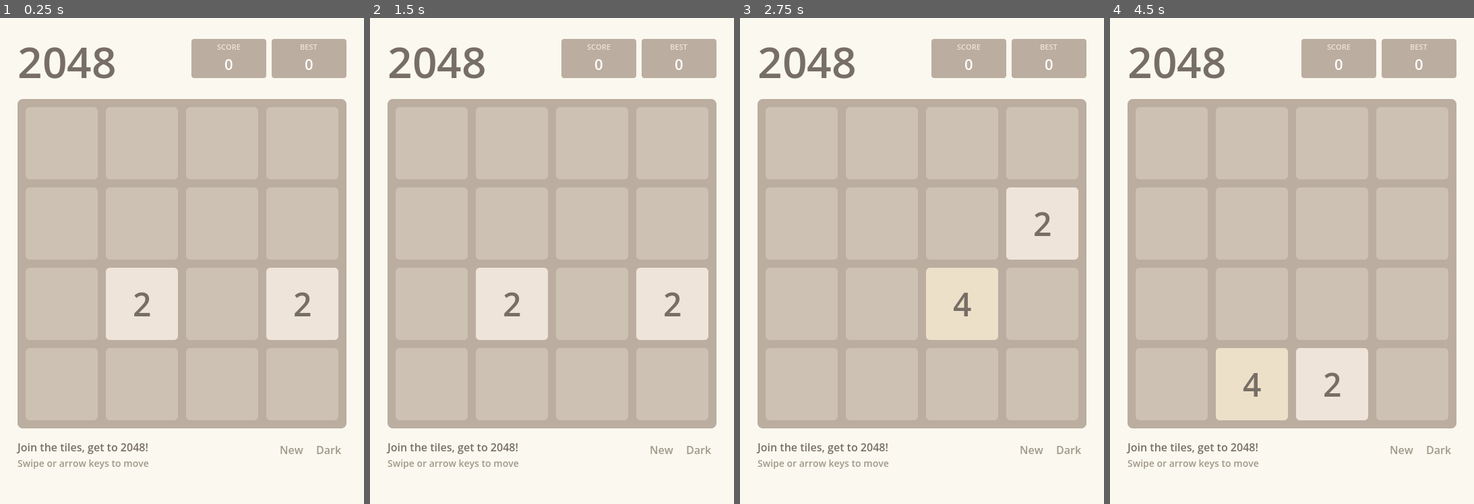
Above: before the commit, frames 1-4 (left to right).
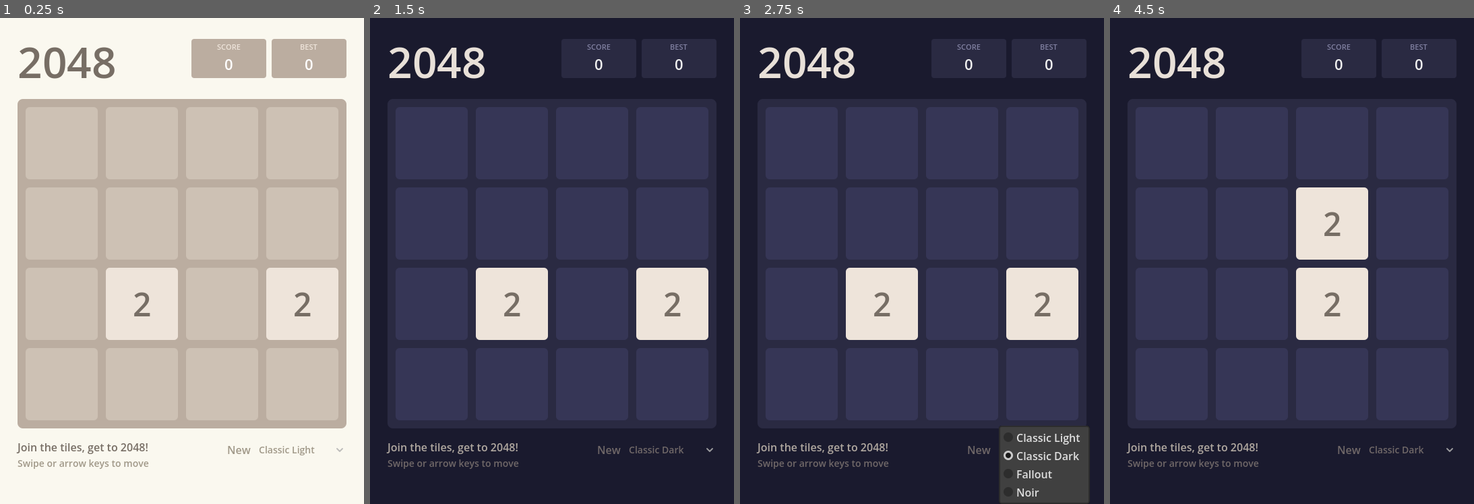
Above: after the commit, the same moments.

Repository: weitero/2048
Game: Godot game, scene res://scenes/game.tscn
Same seed, same stepped clock (60 frames per second), same inputs: the game is played once before the commit and once after it.
Inputs (mouse positions are in pixels of both pictures, inside the frame that each line leads up to):
- Up to frame 1 (0.25 s): no input
- Up to frame 2 (1.5 s): click (697, 450) at 0.5 s, where only the run before the commit has a clickable "Dark"; click (697, 450) at 1.25 s, where only the run before the commit has a clickable "Light"
- Up to frame 3 (2.75 s): click (1042, 450) at 2 s, where only the run after the commit has a clickable "Classic Dark"
- Up to frame 4 (4.5 s): click (1412, 450) at 2.75 s, where only the run after the commit has a clickable "Classic Dark"; click "New" at 3.5 s; click "New" at 4.25 s

The runs differ from the first frame. In frame 1, 0.2% of the frame differs, in the area x 62-95%, y 88-90%; in frame 2, 94%; in frame 3, 100%; in frame 4, 100%, in the area x 0-100%, y 0-100%.

Commit message:
feat: implement dynamic theme system with multi-palette support and color injection for board and tiles

Diff:
--- a/scripts/board.gd
+++ b/scripts/board.gd
@@ -28,6 +28,7 @@
 
 var _bg_style:       StyleBoxFlat
 var _slot_styles:    Array[StyleBoxFlat] = []
+var _current_theme_dict: Dictionary = {}
 
 
 func _ready() -> void:
@@ -89,12 +90,15 @@
 
 # ── Public API ────────────────────────────────────────────────────────────────
 
-# Update board and cell slot colors (called by Game when theme changes)
-func apply_colors(board_bg: Color, cell_slot: Color) -> void:
+# Update board and cell slot colors, and push to all tiles
+func apply_theme(theme_dict: Dictionary) -> void:
+	_current_theme_dict = theme_dict
 	if _bg_style:
-		_bg_style.bg_color = board_bg
+		_bg_style.bg_color = theme_dict.get("board_bg", C_BOARD_BG)
 	for s in _slot_styles:
-		s.bg_color = cell_slot
+		s.bg_color = theme_dict.get("cell_slot", C_CELL_SLOT)
+	for tile: Tile in _tile_nodes.values():
+		tile.apply_theme(theme_dict)
 
 # Reset the board and spawn two starting tiles
 func start_game() -> void:
@@ -318,6 +322,8 @@
 	var tile: Tile = _tile_scene.instantiate()
 	tile.position = _cell_pixel_pos(pos)
 	add_child(tile)
+	if not _current_theme_dict.is_empty():
+		tile.apply_theme(_current_theme_dict)
 	tile.setup(val, pos)
 	tile.play_spawn()
 	_tile_nodes[pos] = tile
--- a/scripts/game.gd
+++ b/scripts/game.gd
@@ -11,45 +11,172 @@
 const HEADER_H    := 80
 const BOARD_Y     := TOP_MARGIN + HEADER_H + 20  # 120
 
-# ── Color Palettes ────────────────────────────────────────────────────────────
-const PALETTE_LIGHT := {
-	"bg":          Color("#faf8ef"),
-	"title":       Color("#776e65"),
-	"subtitle":    Color("#776e65"),
-	"hint":        Color("#a09888"),
-	"score_bg":    Color("#bbada0"),
-	"score_lbl":   Color("#eee4da"),
-	"score_val":   Color("#ffffff"),
-	"overlay_dim": Color(0.737, 0.706, 0.627, 0.73),
-	"overlay_box": Color("#f9f6f2"),
-	"btn_normal":  Color("#8f7a66"),
-	"btn_hover":   Color("#9f8b77"),
-	"btn_pressed": Color("#7f6a56"),
-	"btn_text":    Color("#f9f6f2"),
-	"overlay_txt": Color("#776e65"),
-	"board_bg":    Color("#bbada0"),
-	"cell_slot":   Color("#cdc1b4"),
-	"toggle_text": Color("#a09888"),
-}
-
-const PALETTE_DARK := {
-	"bg":          Color("#1a1a2e"),
-	"title":       Color("#e8e0d8"),
-	"subtitle":    Color("#b0a8a0"),
-	"hint":        Color("#706868"),
-	"score_bg":    Color("#2a2a42"),
-	"score_lbl":   Color("#8080a0"),
-	"score_val":   Color("#f0f0f0"),
-	"overlay_dim": Color(0.06, 0.06, 0.12, 0.82),
-	"overlay_box": Color("#262640"),
-	"btn_normal":  Color("#4a4a6e"),
-	"btn_hover":   Color("#5a5a80"),
-	"btn_pressed": Color("#3a3a5e"),
-	"btn_text":    Color("#e8e0d8"),
-	"overlay_txt": Color("#e8e0d8"),
-	"board_bg":    Color("#2a2a42"),
-	"cell_slot":   Color("#363656"),
-	"toggle_text": Color("#706868"),
+# ── Color Palettes / Themes ───────────────────────────────────────────────────
+const THEMES := {
+	"Classic Light": {
+		"bg":          Color("#faf8ef"),
+		"title":       Color("#776e65"),
+		"subtitle":    Color("#776e65"),
+		"hint":        Color("#a09888"),
+		"score_bg":    Color("#bbada0"),
+		"score_lbl":   Color("#eee4da"),
+		"score_val":   Color("#ffffff"),
+		"overlay_dim": Color(0.737, 0.706, 0.627, 0.73),
+		"overlay_box": Color("#f9f6f2"),
+		"btn_normal":  Color("#8f7a66"),
+		"btn_hover":   Color("#9f8b77"),
+		"btn_pressed": Color("#7f6a56"),
+		"btn_text":    Color("#f9f6f2"),
+		"overlay_txt": Color("#776e65"),
+		"board_bg":    Color("#bbada0"),
+		"cell_slot":   Color("#cdc1b4"),
+		"toggle_text": Color("#a09888"),
+		"tiles": {
+			2:      Color("#eee4da"),
+			4:      Color("#ede0c8"),
+			8:      Color("#f2b179"),
+			16:     Color("#f59563"),
+			32:     Color("#f67c5f"),
+			64:     Color("#f65e3b"),
+			128:    Color("#edcf72"),
+			256:    Color("#edcc61"),
+			512:    Color("#edc850"),
+			1024:   Color("#edc53f"),
+			2048:   Color("#edc22e"),
+			4096:   Color("#b784ab"),
+			8192:   Color("#a566a0"),
+			16384:  Color("#934b95"),
+			32768:  Color("#6d35a0"),
+			65536:  Color("#4a1a8a"),
+			131072: Color("#2d0f5e"),
+		},
+		"dark_text":  Color("#776e65"),
+		"light_text": Color("#f9f6f2"),
+		"unknown_bg": Color("#3c3a32"),
+	},
+	"Classic Dark": {
+		"bg":          Color("#1a1a2e"),
+		"title":       Color("#e8e0d8"),
+		"subtitle":    Color("#b0a8a0"),
+		"hint":        Color("#706868"),
+		"score_bg":    Color("#2a2a42"),
+		"score_lbl":   Color("#8080a0"),
+		"score_val":   Color("#f0f0f0"),
+		"overlay_dim": Color(0.06, 0.06, 0.12, 0.82),
+		"overlay_box": Color("#262640"),
+		"btn_normal":  Color("#4a4a6e"),
+		"btn_hover":   Color("#5a5a80"),
+		"btn_pressed": Color("#3a3a5e"),
+		"btn_text":    Color("#e8e0d8"),
+		"overlay_txt": Color("#e8e0d8"),
+		"board_bg":    Color("#2a2a42"),
+		"cell_slot":   Color("#363656"),
+		"toggle_text": Color("#706868"),
+		"tiles": {
+			2:      Color("#eee4da"),
+			4:      Color("#ede0c8"),
+			8:      Color("#f2b179"),
+			16:     Color("#f59563"),
+			32:     Color("#f67c5f"),
+			64:     Color("#f65e3b"),
+			128:    Color("#edcf72"),
+			256:    Color("#edcc61"),
+			512:    Color("#edc850"),
+			1024:   Color("#edc53f"),
+			2048:   Color("#edc22e"),
+			4096:   Color("#b784ab"),
+			8192:   Color("#a566a0"),
+			16384:  Color("#934b95"),
+			32768:  Color("#6d35a0"),
+			65536:  Color("#4a1a8a"),
+			131072: Color("#2d0f5e"),
+		},
+		"dark_text":  Color("#776e65"),
+		"light_text": Color("#f9f6f2"),
+		"unknown_bg": Color("#3c3a32"),
+	},
+	"Fallout": {
+		"bg":          Color("#0a0f0a"),
+		"title":       Color("#18f50c"),
+		"subtitle":    Color("#18f50c"),
+		"hint":        Color("#12b809"),
+		"score_bg":    Color("#0a0f0a"),
+		"score_lbl":   Color("#18f50c"),
+		"score_val":   Color("#18f50c"),
+		"overlay_dim": Color(0.04, 0.06, 0.04, 0.82),
+		"overlay_box": Color("#0a0f0a"),
+		"btn_normal":  Color("#12b809"),
+		"btn_hover":   Color("#18f50c"),
+		"btn_pressed": Color("#0d8a07"),
+		"btn_text":    Color("#0a0f0a"),
+		"overlay_txt": Color("#18f50c"),
+		"board_bg":    Color("#0a0f0a"),
+		"cell_slot":   Color("#0f1f0f"),
+		"toggle_text": Color("#18f50c"),
+		"tiles": {
+			2:      Color("#0f2a0f"),
+			4:      Color("#133713"),
+			8:      Color("#174417"),
+			16:     Color("#1b511b"),
+			32:     Color("#1f5f1f"),
+			64:     Color("#236c23"),
+			128:    Color("#277927"),
+			256:    Color("#2b872b"),
+			512:    Color("#2f942f"),
+			1024:   Color("#33a133"),
+			2048:   Color("#37af37"),
+			4096:   Color("#3bbc3b"),
+			8192:   Color("#3fc93f"),
+			16384:  Color("#43d743"),
+			32768:  Color("#47e447"),
+			65536:  Color("#4bf14b"),
+			131072: Color("#4fff4f"),
+		},
+		"dark_text":  Color("#18f50c"),
+		"light_text": Color("#0a0f0a"),
+		"unknown_bg": Color("#0a0f0a"),
+	},
+	"Noir": {
+		"bg":          Color("#1a1a1a"),
+		"title":       Color("#f0f0f0"),
+		"subtitle":    Color("#cccccc"),
+		"hint":        Color("#888888"),
+		"score_bg":    Color("#333333"),
+		"score_lbl":   Color("#aaaaaa"),
+		"score_val":   Color("#ffffff"),
+		"overlay_dim": Color(0.1, 0.1, 0.1, 0.85),
+		"overlay_box": Color("#222222"),
+		"btn_normal":  Color("#444444"),
+		"btn_hover":   Color("#666666"),
+		"btn_pressed": Color("#222222"),
+		"btn_text":    Color("#ffffff"),
+		"overlay_txt": Color("#ffffff"),
+		"board_bg":    Color("#2a2a2a"),
+		"cell_slot":   Color("#3c3c3c"),
+		"toggle_text": Color("#aaaaaa"),
+		"tiles": {
+			2:      Color("#444444"),
+			4:      Color("#4f4f4f"),
+			8:      Color("#5b5b5b"),
+			16:     Color("#676767"),
+			32:     Color("#727272"),
+			64:     Color("#7e7e7e"),
+			128:    Color("#8a8a8a"),
+			256:    Color("#959595"),
+			512:    Color("#a1a1a1"),
+			1024:   Color("#adadad"),
+			2048:   Color("#b8b8b8"),
+			4096:   Color("#c4c4c4"),
+			8192:   Color("#d0d0d0"),
+			16384:  Color("#dbdbdb"),
+			32768:  Color("#e7e7e7"),
+			65536:  Color("#f3f3f3"),
+			131072: Color("#ffffff"),
+		},
+		"dark_text":  Color("#ffffff"),
+		"light_text": Color("#000000"),
+		"unknown_bg": Color("#222222"),
+	}
 }
 
 # ── Node refs ─────────────────────────────────────────────────────────────────
@@ -70,7 +197,7 @@
 var _score_lbl_labels:  Array[Label] = []   # "SCORE", "BEST" caption labels
 var _dim_rect:      ColorRect
 var _overlay_box_style: StyleBoxFlat
-var _toggle_btn:    Button
+var _theme_btn:     OptionButton
 var _restart_btn:   Button
 
 # ── Audio ─────────────────────────────────────────────────────────────────────
@@ -84,8 +211,8 @@
 
 var _current_score: int  = 0
 var _best_score:    int  = 0
-var _dark_mode:     bool = false
-var _palette:       Dictionary = PALETTE_LIGHT
+var _current_theme: String = "Classic Light"
+var _palette:       Dictionary = THEMES[_current_theme]
 
 # ── Touch / swipe ─────────────────────────────────────────────────────────────
 const SWIPE_MIN_DIST := 30.0  # minimum px distance to register a swipe
@@ -96,8 +223,8 @@
 func _ready() -> void:
 	DisplayServer.window_set_min_size(Vector2i(270, 360))  # half design resolution
 	_best_score = _load_best_score()
-	_dark_mode  = _load_dark_mode()
-	_palette    = PALETTE_DARK if _dark_mode else PALETTE_LIGHT
+	_current_theme = _load_theme()
+	_palette = THEMES[_current_theme]
 	set_anchors_and_offsets_preset(Control.PRESET_FULL_RECT)
 	mouse_filter = Control.MOUSE_FILTER_IGNORE
 	_apply_web_fixes()
@@ -269,25 +396,27 @@
 	_hint_label.add_theme_font_size_override("font_size", 14)
 	add_child(_hint_label)
 
-	# Dark/light mode toggle — right side of footer
-	_toggle_btn = Button.new()
-	_toggle_btn.text = "Light" if _dark_mode else "Dark"
-	_toggle_btn.custom_minimum_size = Vector2(52, 32)
-	_toggle_btn.position = Vector2(SIDE_MARGIN + Board.BOARD_SIZE - 52, board_bottom + 16)
-	_toggle_btn.add_theme_font_size_override("font_size", 16)
+	# Theme dropdown — right side of footer
+	_theme_btn = OptionButton.new()
+	for t in THEMES.keys():
+		_theme_btn.add_item(t)
+	_theme_btn.select(THEMES.keys().find(_current_theme))
+	_theme_btn.custom_minimum_size = Vector2(130, 32)
+	_theme_btn.position = Vector2(SIDE_MARGIN + Board.BOARD_SIZE - 130, board_bottom + 16)
+	_theme_btn.add_theme_font_size_override("font_size", 14)
 	# Flat, borderless style
 	for state: String in ["normal", "hover", "pressed"]:
-		_toggle_btn.add_theme_stylebox_override(state, StyleBoxEmpty.new())
-	_toggle_btn.add_theme_stylebox_override("focus", StyleBoxEmpty.new())
-	_toggle_btn.focus_mode = Control.FOCUS_NONE
-	_toggle_btn.pressed.connect(_on_toggle_dark_mode)
-	add_child(_toggle_btn)
+		_theme_btn.add_theme_stylebox_override(state, StyleBoxEmpty.new())
+	_theme_btn.add_theme_stylebox_override("focus", StyleBoxEmpty.new())
+	_theme_btn.focus_mode = Control.FOCUS_NONE
+	_theme_btn.item_selected.connect(_on_theme_selected)
+	add_child(_theme_btn)
 
 	# Restart button — left of toggle
 	_restart_btn = Button.new()
 	_restart_btn.text = "New"
 	_restart_btn.custom_minimum_size = Vector2(42, 32)
-	_restart_btn.position = Vector2(SIDE_MARGIN + Board.BOARD_SIZE - 52 - 8 - 42, board_bottom + 16)
+	_restart_btn.position = Vector2(SIDE_MARGIN + Board.BOARD_SIZE - 130 - 8 - 42, board_bottom + 16)
 	_restart_btn.add_theme_font_size_override("font_size", 16)
 	for state: String in ["normal", "hover", "pressed"]:
 		_restart_btn.add_theme_stylebox_override(state, StyleBoxEmpty.new())
@@ -400,7 +529,7 @@
 
 	# Toggle & restart buttons
 	for color_name: String in ["font_color", "font_hover_color", "font_pressed_color"]:
-		_toggle_btn.add_theme_color_override(color_name, p.toggle_text)
+		_theme_btn.add_theme_color_override(color_name, p.toggle_text)
 		_restart_btn.add_theme_color_override(color_name, p.toggle_text)
 
 	# Overlay
@@ -413,15 +542,14 @@
 	_style_button(_keep_playing_btn)
 
 	# Board
-	_board.apply_colors(p.board_bg, p.cell_slot)
-
-
-func _on_toggle_dark_mode() -> void:
-	_dark_mode = not _dark_mode
-	_palette   = PALETTE_DARK if _dark_mode else PALETTE_LIGHT
-	_toggle_btn.text = "Light" if _dark_mode else "Dark"
+	_board.apply_theme(p)
+
+
+func _on_theme_selected(index: int) -> void:
+	_current_theme = THEMES.keys()[index]
+	_palette = THEMES[_current_theme]
 	_apply_palette()
-	_save_dark_mode(_dark_mode)
+	_save_theme(_current_theme)
 
 
 # ── Input ─────────────────────────────────────────────────────────────────────
@@ -562,19 +690,19 @@
 	cfg.save(SAVE_PATH)
 
 
-func _load_dark_mode() -> bool:
+func _load_theme() -> String:
 	var cfg := ConfigFile.new()
 	if cfg.load(SAVE_PATH) != OK:
-		# No saved preference — follow system setting
-		return DisplayServer.is_dark_mode()
+		return "Classic Dark" if DisplayServer.is_dark_mode() else "Classic Light"
+	if cfg.has_section_key("settings", "theme"):
+		return str(cfg.get_value("settings", "theme", "Classic Light"))
 	if cfg.has_section_key("settings", "dark_mode"):
-		return bool(cfg.get_value("settings", "dark_mode", false))
-	# Key not saved yet — follow system setting
-	return DisplayServer.is_dark_mode()
-
-
-func _save_dark_mode(dark: bool) -> void:
+		return "Classic Dark" if bool(cfg.get_value("settings", "dark_mode", false)) else "Classic Light"
+	return "Classic Dark" if DisplayServer.is_dark_mode() else "Classic Light"
+
+
+func _save_theme(theme_name: String) -> void:
 	var cfg := ConfigFile.new()
 	cfg.load(SAVE_PATH)
-	cfg.set_value("settings", "dark_mode", dark)
+	cfg.set_value("settings", "theme", theme_name)
 	cfg.save(SAVE_PATH)
--- a/scripts/tile.gd
+++ b/scripts/tile.gd
@@ -7,30 +7,10 @@
 # Must stay in sync with Board.CELL_SIZE
 const CELL_SIZE := 107
 
-# Classic 2048 color palette + super-tile colors
-const TILE_COLORS: Dictionary = {
-	2:     Color("#eee4da"),
-	4:     Color("#ede0c8"),
-	8:     Color("#f2b179"),
-	16:    Color("#f59563"),
-	32:    Color("#f67c5f"),
-	64:    Color("#f65e3b"),
-	128:   Color("#edcf72"),
-	256:   Color("#edcc61"),
-	512:   Color("#edc850"),
-	1024:  Color("#edc53f"),
-	2048:  Color("#edc22e"),
-	4096:  Color("#b784ab"),
-	8192:  Color("#a566a0"),
-	16384: Color("#934b95"),
-	32768: Color("#6d35a0"),
-	65536: Color("#4a1a8a"),
-	131072: Color("#2d0f5e"),
-}
-
-const C_DARK_TEXT  := Color("#776e65")  # used for values 2 and 4
-const C_LIGHT_TEXT := Color("#f9f6f2")  # used for 8 and above
-const C_UNKNOWN_BG := Color("#3c3a32")  # fallback for values > 2048
+var _theme_tiles: Dictionary = {}
+var _theme_dark_text: Color = Color.WHITE
+var _theme_light_text: Color = Color.WHITE
+var _theme_unknown_bg: Color = Color.BLACK
 
 var value: int = 0
 var grid_pos: Vector2i = Vector2i.ZERO
@@ -50,7 +30,7 @@
 	_bg_style.corner_radius_top_right   = 6
 	_bg_style.corner_radius_bottom_left = 6
 	_bg_style.corner_radius_bottom_right = 6
-	_bg_style.bg_color = C_UNKNOWN_BG
+	_bg_style.bg_color = _theme_unknown_bg
 
 	var panel := Panel.new()
 	panel.set_anchors_and_offsets_preset(Control.PRESET_FULL_RECT)
@@ -79,11 +59,20 @@
 		_update_visuals()
 
 
+func apply_theme(theme_dict: Dictionary) -> void:
+	_theme_tiles = theme_dict.get("tiles", {})
+	_theme_dark_text = theme_dict.get("dark_text", Color.WHITE)
+	_theme_light_text = theme_dict.get("light_text", Color.WHITE)
+	_theme_unknown_bg = theme_dict.get("unknown_bg", Color.BLACK)
+	if _label != null:
+		_update_visuals()
+
+
 func _update_visuals() -> void:
-	_bg_style.bg_color = TILE_COLORS.get(value, C_UNKNOWN_BG)
+	_bg_style.bg_color = _theme_tiles.get(value, _theme_unknown_bg)
 	_label.text = str(value)
 	_label.add_theme_color_override("font_color",
-		C_DARK_TEXT if value <= 4 else C_LIGHT_TEXT)
+		_theme_dark_text if value <= 4 else _theme_light_text)
 	_label.add_theme_font_size_override("font_size", _font_size_for(value))
 
 
Not shown, added: generate_themes.py
